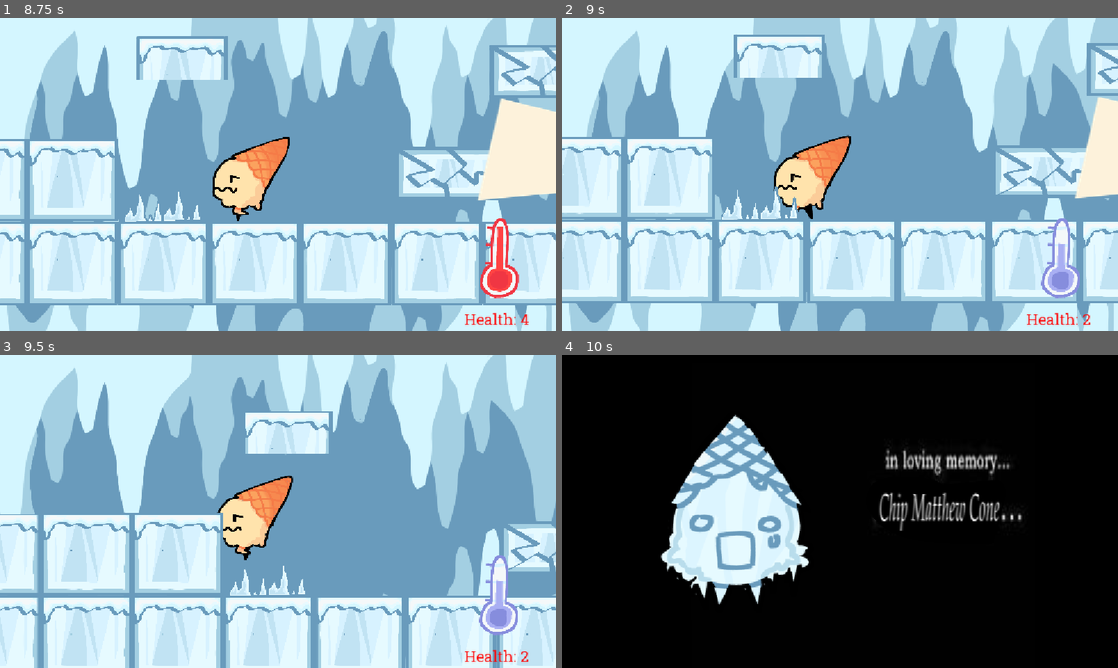
Above: before the commit, frames 1-4 (two rows, left to right).
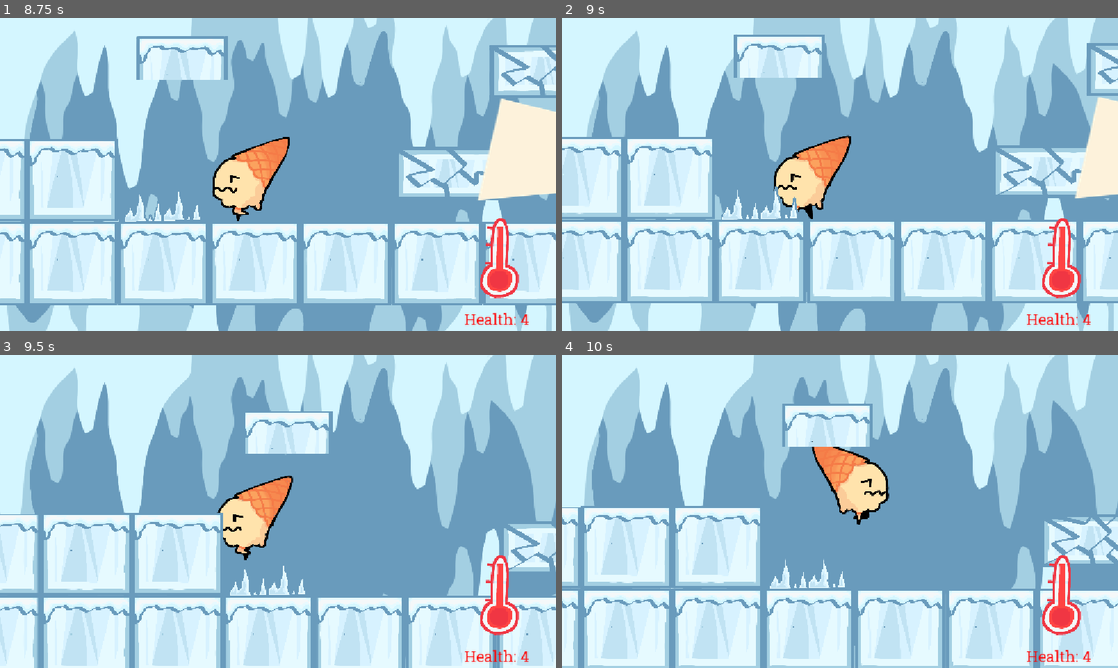
Above: after the commit, the same moments.

Repository: dipa-cotton/snowglobe
Game: Godot game, scene res://level_4.tscn
Two runs of this game, one before a commit and one after it. Both use one fixed random seed, a clock stepped at 60 frames per second and the inputs below. This scene is started directly instead of the project's main scene.
Inputs (mouse positions are in pixels of both pictures, inside the frame that each line leads up to):
- Up to frame 1 (8.75 s): tap Enter (ui_accept) at 0.5, 0.77, 1.52, 3.02, 3.77, 4.52, 6.02, 6.77, 7.52 s; move the mouse to (250, 237) at 0.52 s; hold Right (ui_right) 0.53-2.03 s; click (250, 237) at 0.6 s; move the mouse to (444, 221) at 1.27 s; click (444, 221) at 1.35 s; move the mouse to (111, 127) at 2.02 s; hold Left (ui_left) 2.03-4.28 s; click (111, 127) at 2.1 s; move the mouse to (305, 174) at 2.77 s; click (305, 174) at 2.85 s; move the mouse to (194, 96) at 3.52 s; click (194, 96) at 3.6 s; tap R (reset) at 4.15 s; move the mouse to (400, 158) at 4.27 s; hold Right (ui_right) 4.28-8.03 s; click (400, 158) at 4.35 s; move the mouse to (166, 190) at 5.02 s; click (166, 190) at 5.1 s; move the mouse to (333, 105) at 5.77 s; click (333, 105) at 5.85 s; move the mouse to (250, 237) at 6.52 s; click (250, 237) at 6.6 s; move the mouse to (444, 221) at 7.27 s; click (444, 221) at 7.35 s; move the mouse to (111, 127) at 8.02 s; hold Left (ui_left) from 8.03 s (still down); click (111, 127) at 8.1 s
- Up to frame 2 (9 s): keep holding Left (ui_left); move the mouse to (867, 174) at 8.77 s; click (867, 174) at 8.85 s
- Up to frame 3 (9.5 s): keep holding Left (ui_left); tap Enter (ui_accept) at 9.02 s
- Up to frame 4 (10 s): move the mouse to (756, 433) at 9.52 s; release Left (ui_left) at 9.53 s; hold Right (ui_right) from 9.53 s (still down); click (756, 433) at 9.6 s; tap Enter (ui_accept) at 9.77 s

Frame 1 is identical in both runs. In frame 2, 0.9% of the frame differs, in the area x 86-96%, y 64-98%; in frame 3, 0.9%; in frame 4, 96%, in the area x 0-100%, y 0-100%.

Commit message:
final push

Diff:
--- a/character_body_2d.gd
+++ b/character_body_2d.gd
@@ -22,8 +22,6 @@
 	if Input.is_action_just_pressed("ui_accept") and is_on_floor():
 		velocity.y = JUMP_VELOCITY
 	if Input.is_action_just_pressed("reset"):
-		print("?")
-		#Global.last_level = get_tree().current_scene.scene_file_path
 		get_tree().reload_current_scene()
 
 	var direction := Input.get_axis("ui_left", "ui_right")
@@ -40,7 +38,6 @@
 		$holding.visible = true
 
 	if area.is_in_group("breakice"):
-		print("ice")
 		if !area.get_node("breakice2").is_playing():
 			area.get_node("breakice2").play("breakice")
 			await get_tree().create_timer(3.0).timeout
@@ -53,6 +50,10 @@
 			$"../breakice".show()
 			$"../breakice/CollisionShape2D".set_deferred("disabled", false)
 
+	if area.is_in_group("spike"):
+		health -= 2
+		updateBar()
+
 func _process(_delta):
 	if $holding.visible and not is_playing_heart:
 		is_playing_heart = true
@@ -61,7 +62,6 @@
 		is_playing_heart = false
 		health += 1
 		updateBar()
-		print(health)
 
 	$holding.visible = is_playing_heart
 	_animated_sprite.visible = !is_playing_heart
@@ -92,18 +92,7 @@
 		_animated_sprite.stop()
 
 func _on_flag_area_entered(area: Area2D) -> void:
-	#area.next_level
 	get_tree().change_scene_to_file("res://level_" + str(next_level) + ".tscn")
-	#level += 1
-	#print(level)
-	#print("level!")
-	#get_tree().change_scene_to_file("res://level_2.tscn")
-
-
-func _on_spike_area_entered(area: Area2D) -> void:
-	health -= 2
-	prints(health, "spike area1")
-	updateBar()
 func updateBar():
 	$"../CanvasLayer/health_label".text = "[color=red][font=res://roboto.ttf][font_size=32]Health: %d" % health
 	if health == 1:
@@ -118,19 +107,3 @@
 		$"../CanvasLayer/hot".visible = true
 		$"../CanvasLayer/cold".visible = false
 		$"../CanvasLayer/mid".visible = false
-func _on_spike_4_area_entered(area: Area2D) -> void:
-	health -= 2
-	print(area.name)
-	updateBar()
-func _on_spike_2_area_entered(area: Area2D) -> void:
-	health -= 2
-	print(area.name)
-	updateBar()
-#func _on_light_area_entered(area: Area2D) -> void:
-		#light_timer.start()
-#
-#func _on_light_area_exited(area: Area2D) -> void:
-	## Stop the timer if the character leaves the light early
-	#if area.is_in_group("light"):
-		#light_timer.stop()
-" "
--- a/project.godot
+++ b/project.godot
@@ -29,6 +29,7 @@
 [global_group]
 
 breakice=""
+spike=""
 
 [input]
 
Not shown, changed: level_5.tscn
Not shown, added: files/Archive 2.zip
Not shown, removed: files/Archive.zip
Not shown, changed: files/index.pck
